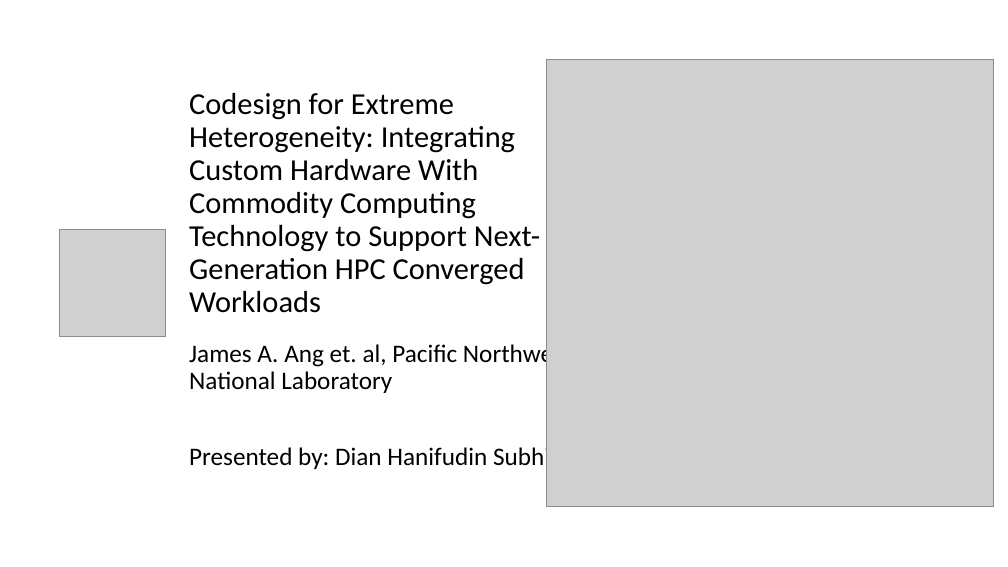
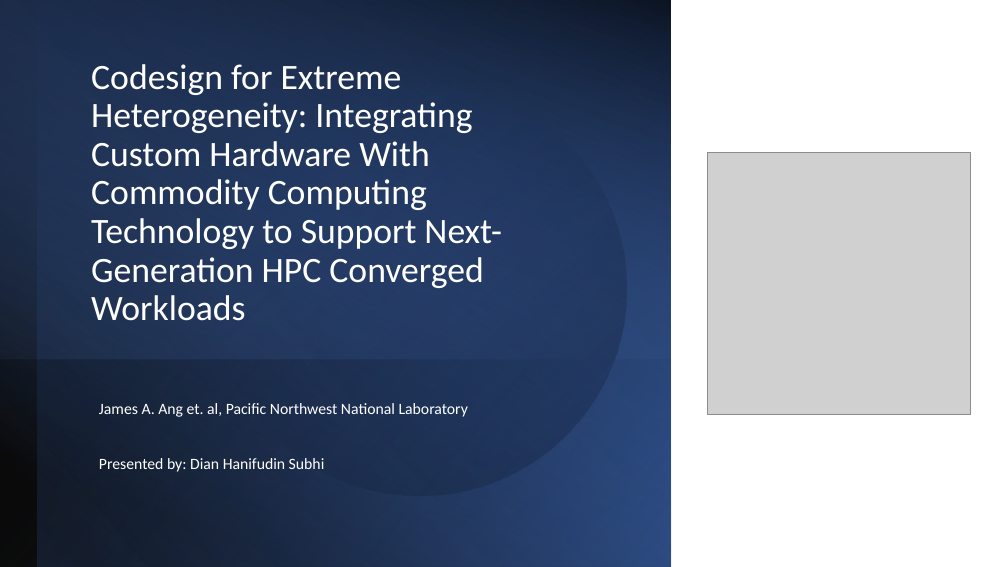
Before and after one commit to dhanifudin/presentation, a slide deck: slide 1 of Codesign.pptx. Drawn at 1008x567 pixels with LibreOffice and Linux fonts; fonts in the diff are those of the drawing; grey boxes stand for pictures. Boxes give left, top, right and bottom in pixels: in the first picture for what was removed or moved away, otherwise in the second. Text is boxed around its words. In the diff, an @@ line names an element or a change of style, - is before the commit and + after.

Commit message:
update codesign

```diff
--- a/Codesign.pptx
+++ b/Codesign.pptx
@@ rectangle added at (0, 0, 671, 567), fill gradient #000000 to #4472C4 @@
@@ rectangle added at (0, 0, 671, 567), fill gradient #4472C4 to #000000 @@
@@ rectangle added at (38, 0, 671, 567), fill gradient #4472C4 to #203864 to #000000 @@
@@ ellipse added at (173, 42, 666, 535), fill gradient #2F5597 to #000000 @@
@@ picture removed at (547, 59, 994, 507) @@
@@ title "Codesign for Extreme Heterogeneity: Integrating ...": place and size @@
-title "Codesign for Extreme Heterogeneity: Integrating ..." at (189, 93, 540, 313)
+title "Codesign for Extreme Heterogeneity: Integrating ..." at (91, 64, 501, 321)
@@ title "Codesign for Extreme Heterogeneity: Integrating ..." at (91, 64, 501, 321): size 29 to 34 pt, text colour #000000 to #FFFFFF @@
@@ picture: place and size @@
-picture at (59, 230, 166, 337)
+picture at (708, 152, 970, 414)
@@ rectangle added at (0, 360, 671, 567), fill gradient #2F5597 to #000000 @@
@@ subtitle "James A. Ang et. al, ...": place and size @@
-subtitle "James A. Ang et. al, ..." at (189, 342, 571, 471)
+subtitle "James A. Ang et. al, ..." at (99, 403, 468, 472)
@@ subtitle "James A. Ang et. al, ..." at (99, 403, 468, 472): size 24 to 15 pt, text colour #000000 to #FFFFFF @@
```
Also in this commit, not shown: 1 other slide changed, 1 slide added.
